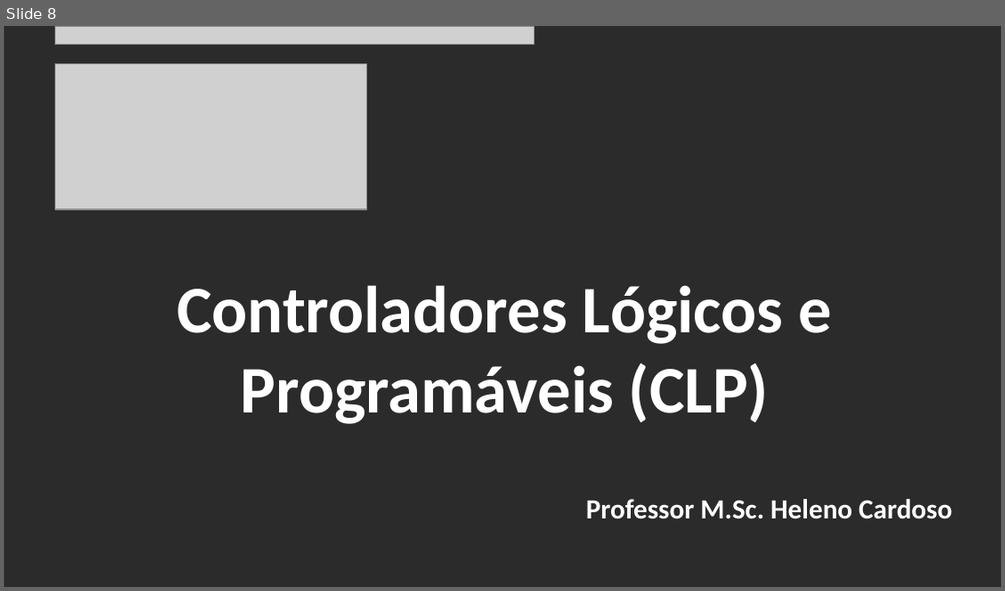
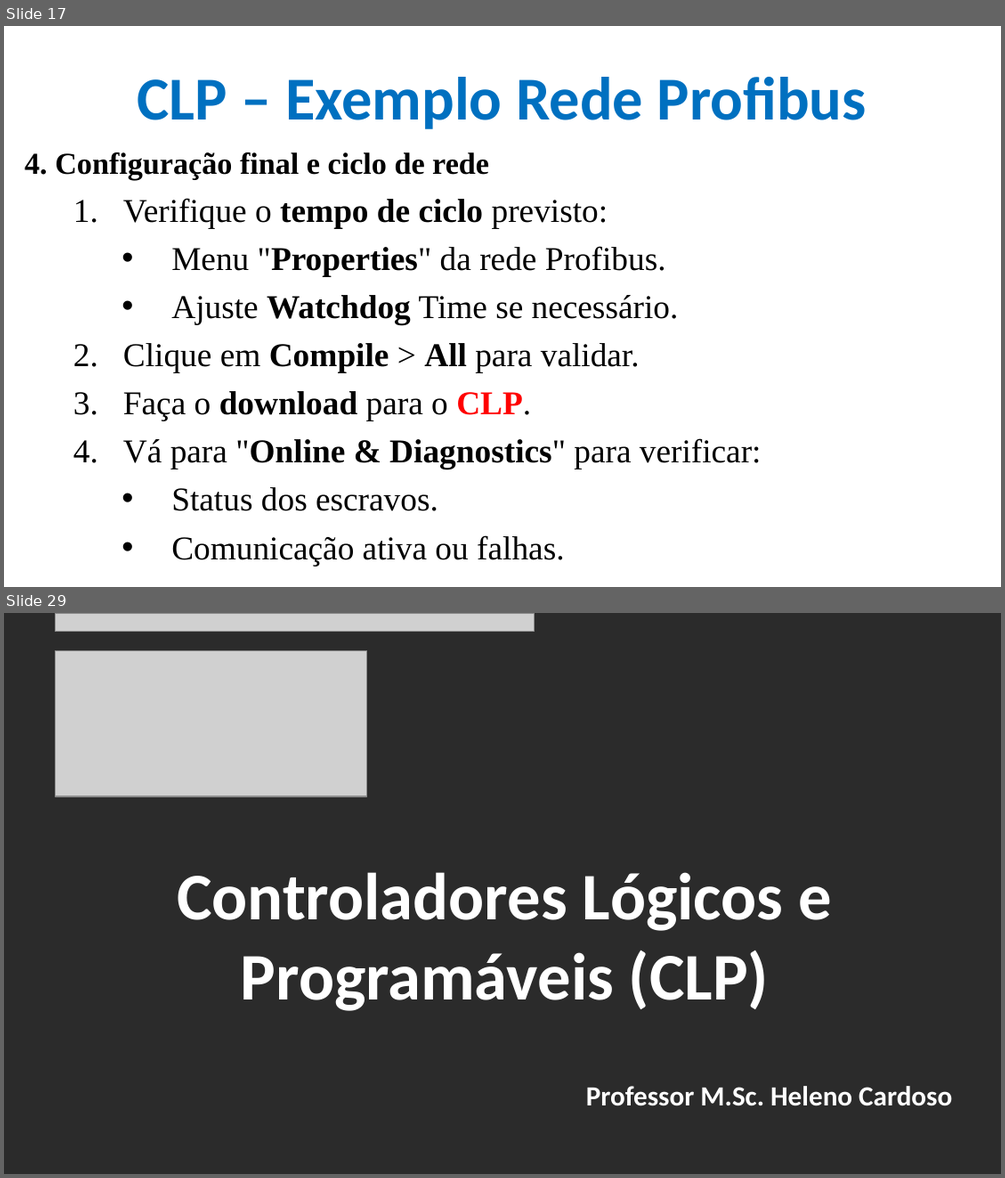
Before and after one commit to CloudEducationBrazil/WydenUniRuyControladoresLogicosProgCLP, a slide deck: 01 Classes/Aula7 - CLP - Redes Industriais PROFIBUS.pptx. Shown one above the other, each under a label of ours: slide 8 before the commit, slides 17 and 29 after it; the slides between them are not shown. The pictures are 1005x591 and 1005x1178 pixels, drawn with LibreOffice and Linux fonts; fonts in the diff are those of the drawing; grey boxes stand for pictures; background and template pictures are left out; a plain dark background stands for a picture behind light text. Boxes give left, top, right and bottom in pixels: in the first picture for what was removed or moved away, otherwise in the second. Text is boxed around its words. In the diff, an @@ line names an element or a change of style, - is before the commit and + after.

```diff
--- a/01 Classes/Aula7 - CLP - Redes Industriais PROFIBUS.pptx
+++ b/01 Classes/Aula7 - CLP - Redes Industriais PROFIBUS.pptx
@@ slide 17 added at box(4, 26, 1001, 587), background picture (left out) @@
@@ title added at box(138, 77, 866, 129), 44 pt, text #0070C0, bold @@
+CLP – Exemplo Rede Profibus
@@ text added at box(24, 152, 761, 565), 24 pt, text #000000 @@
+4. Configuração final e ciclo de rede
+  1. Verifique o tempo de ciclo previsto:
+    • Menu "Properties" da rede Profibus.
+    • Ajuste Watchdog Time se necessário.
+  2. Clique em Compile > All para validar.
+  3. Faça o download para o CLP.
+  4. Vá para "Online & Diagnostics" para verificar:
+    • Status dos escravos.
+    • Comunicação ativa ou falhas.
@@ what was slide 8 is now slide 29 @@
```
Also in this commit, not shown: 6 slides changed, 20 other slides added, 11 other files.
